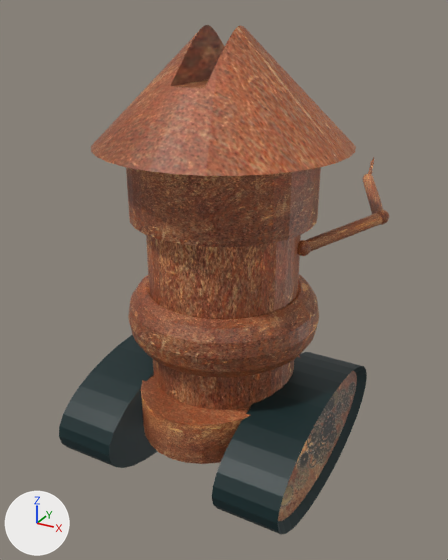
What one commit did to the glTF model MyProject/BaseFramework/Data/Textures/3DTexture/Player/Lobo.gltf.
One viewpoint serves both versions: a camera (50 mm lens) standing at (1.07, -1.94, 1.78) and looking at (-0.05, 0.1, 0.77). Lighting does not change. The marker at lower left points along +X, +Y and +Z. Where no turn or scale is listed for an object, it has been applied to the vertices.

Objects in the first picture: 'Arm.R', 'Body', 'Body2', 'Hand.R', 'Head', 'Leg'.
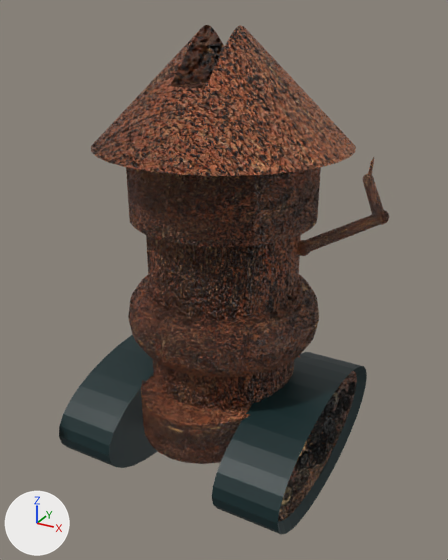
Where the newer file only moved an object's origin or applied its transform, the numbers keep the older frame.

What differs and where, as boxes (x1, y1, x2, y2) in the pictures (448 x 560 px):
'Head', surface changed
    both: (91, 25, 356, 247)
'Leg', surface changed
    both: (59, 335, 359, 524)
'Body2', surface changed
    both: (146, 235, 301, 410)
'Body', surface changed
    both: (128, 275, 319, 378)
'Arm.R', surface changed
    both: (297, 174, 389, 256)
'Hand.R', surface changed
    both: (368, 157, 374, 175)

The change, as a diff of the scene's bpy script:
```diff
--- a/MyProject/BaseFramework/Data/Textures/3DTexture/Player/Lobo.gltf.py
+++ b/MyProject/BaseFramework/Data/Textures/3DTexture/Player/Lobo.gltf.py
@@ img_legnormal @@
+img_legnormal = load_image('LegNormal', 'LegNormal.png', 500, 281, 'Non-Color')
@@ img_metalnormal @@
+img_metalnormal = load_image('MetalNormal', 'MetalNormal.png', 1200, 798, 'Non-Color')
@@ mat_meatal @@
 n0 = _N.new('ShaderNodeBsdfPrincipled'); n0.name = 'Principled BSDF'
 n2.image = img_metal
+n3 = _N.new('ShaderNodeNormalMap'); n3.name = 'Normal Map'
+n3.uv_map = 'UVMap'
+n4 = _N.new('ShaderNodeTexImage'); n4.name = 'Image Texture.001'
+n4.image = img_metalnormal
 _L.new(n0.outputs[0], n1.inputs[0])  # 'BSDF' to 'Surface'
 _L.new(n2.outputs[0], n0.inputs[0])  # 'Color' to 'Base Color'
+_L.new(n3.outputs[0], n0.inputs[5])  # 'Normal' to 'Normal'
+_L.new(n4.outputs[0], n3.inputs[1])  # 'Color' to 'Color'
@@ mat_leg @@
 n0 = _N.new('ShaderNodeBsdfPrincipled'); n0.name = 'Principled BSDF'
 n2.image = img_leg
+n3 = _N.new('ShaderNodeNormalMap'); n3.name = 'Normal Map'
+n3.uv_map = 'UVMap'
+n4 = _N.new('ShaderNodeTexImage'); n4.name = 'Image Texture.001'
+n4.image = img_legnormal
 _L.new(n0.outputs[0], n1.inputs[0])  # 'BSDF' to 'Surface'
 _L.new(n2.outputs[0], n0.inputs[0])  # 'Color' to 'Base Color'
+_L.new(n3.outputs[0], n0.inputs[5])  # 'Normal' to 'Normal'
+_L.new(n4.outputs[0], n3.inputs[1])  # 'Color' to 'Color'
```
